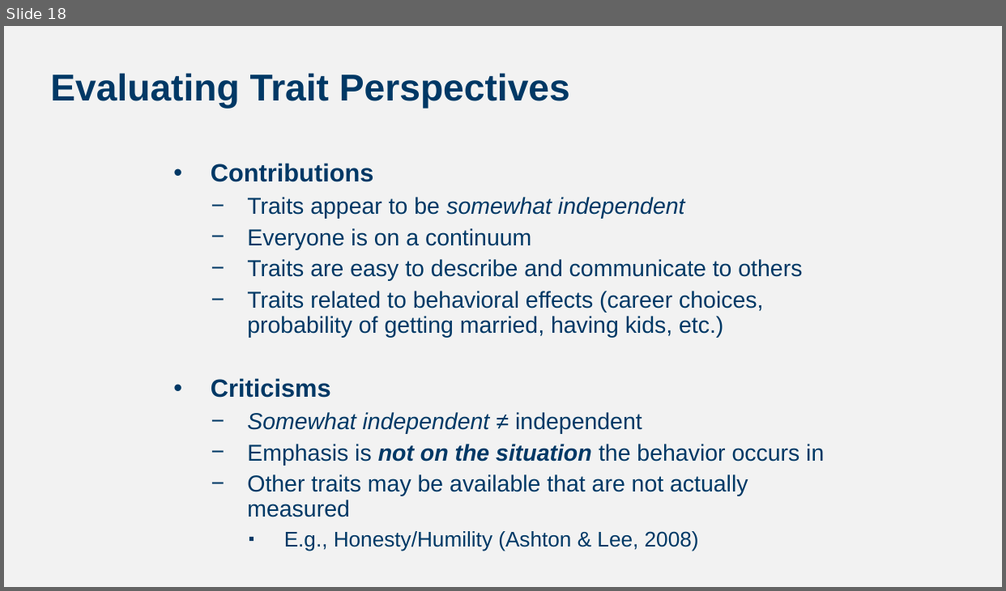
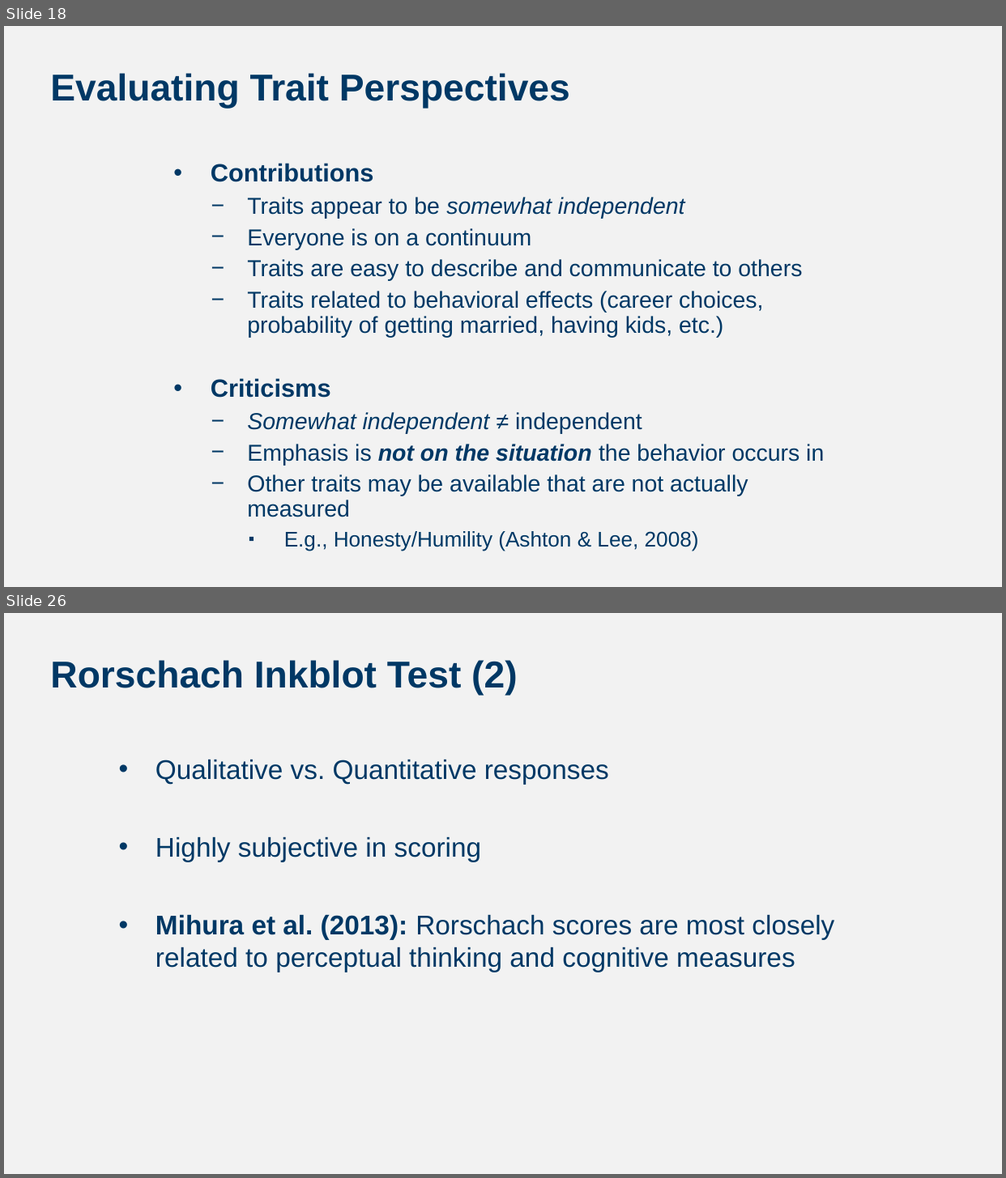
Before and after one commit to npm27/Teaching-Materials, a slide deck: Tests and Eval/Fall 25/Slides/Personality Testing.pptx. Shown one above the other, each under a label of ours: slide 18 before the commit, slides 18 and 26 after it; the slides between them are not shown. The pictures are 1006x591 and 1006x1178 pixels, drawn with LibreOffice and Linux fonts; fonts in the diff are those of the drawing. Boxes give left, top, right and bottom in pixels: in the first picture for what was removed or moved away, otherwise in the second. Text is boxed around its words. In the diff, an @@ line names an element or a change of style, - is before the commit and + after.

```diff
--- a/Tests and Eval/Fall 25/Slides/Personality Testing.pptx
+++ b/Tests and Eval/Fall 25/Slides/Personality Testing.pptx
@@ slide 26 added at (4, 613, 1002, 1174), background #F2F2F2 @@
@@ title added at (50, 660, 517, 696), 36 pt, text #003865, bold @@
+Rorschach Inkblot Test (2)
@@ text added at (155, 759, 834, 973), 26 pt, text #003865 @@
+• Qualitative vs. Quantitative responses
+• Highly subjective in scoring
+• Mihura et al. (2013): Rorschach scores are most closely related to perceptual thinking and cognitive measures
```
Also in this commit, not shown: 5 slides changed, 6 other slides added, 3 slides removed.
